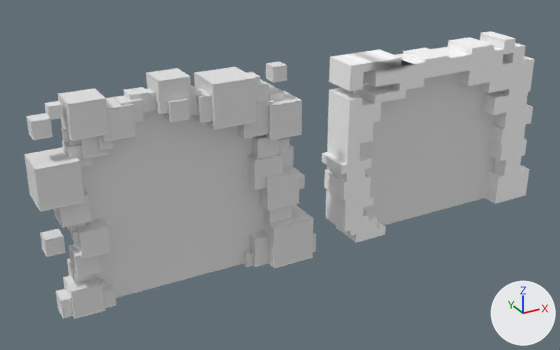
The Blender file Assets/_Tutorial/Terrain/portailV2.blend as it was, and as the next commit left it.
Camera for both pictures: a 50 mm lens placed at (-15.1, -41.2, 26.4), pointed at (7.9, 0.6, 5.5). The lights are fixed; the arrows at lower right show +X, +Y and +Z. The first picture is the older version.

The first picture shows 'ArkV2.2', 'Cube', 'Plane', 'Veil.001', 'anim', 'outline', 'outlineanim'.
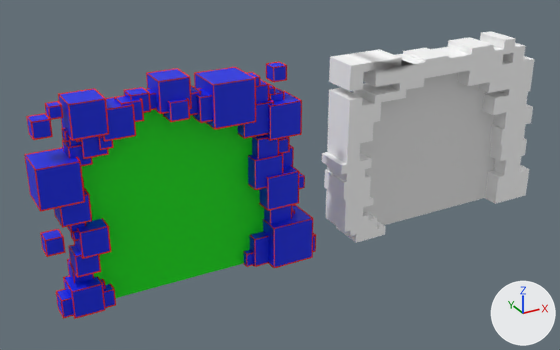
What the commit changed:
Material 'outline' (mat_outline) is new.
Its base color is (0.8, 0.00152, 0.0) (red #e70500).
Material 'intline' (mat_intline) is new.
Its base color is (0.0, 0.0166, 0.8) (blue #0023e7).
Material 'veil' (mat_veil_1) is new.
Its base color is (0.0, 0.801, 0.00131) (green #00e704).
me_cube_003 has 368 vertices, 276 faces and spans x -8.2..9.7, y -1.6..1.3, z 0.0..13.7.
me_cube_003 gains material mat_intline (blue #0023e7).
me_plane has 4 vertices, 1 face and spans x -5.9..6.76, y -0.12, z 0.0..11.97.
me_plane gains material mat_veil_1 (green #00e704).
me_cube_106 has 40 vertices, 30 faces and spans x -8.0..9.4, y -0.6..0.8, z 4.2..13.4.
me_cube_106 gains material mat_intline (blue #0023e7).
me_cube_107 has 368 vertices, 276 faces and spans x -8.2..9.7, y -1.6..1.3, z 0.0..13.7.
me_cube_107 gains material mat_outline (red #e70500).
me_cube_108 has 40 vertices, 30 faces and spans x -8.0..9.4, y -0.6..0.8, z 4.2..13.4.
me_cube_108 gains material mat_outline (red #e70500).

Changed parts and their boxes (x1, y1, x2, y2) in the pictures (560 x 350 px):
'Plane', recoloured (white to green)
    both: (81, 110, 264, 298)
'Cube', recoloured (white to blue)
    both: (25, 68, 315, 317)
'outline', recoloured
    both: (24, 67, 316, 319)
'anim', recoloured
    both: (27, 62, 304, 255)
'outlineanim', recoloured
    both: (26, 61, 305, 257)
